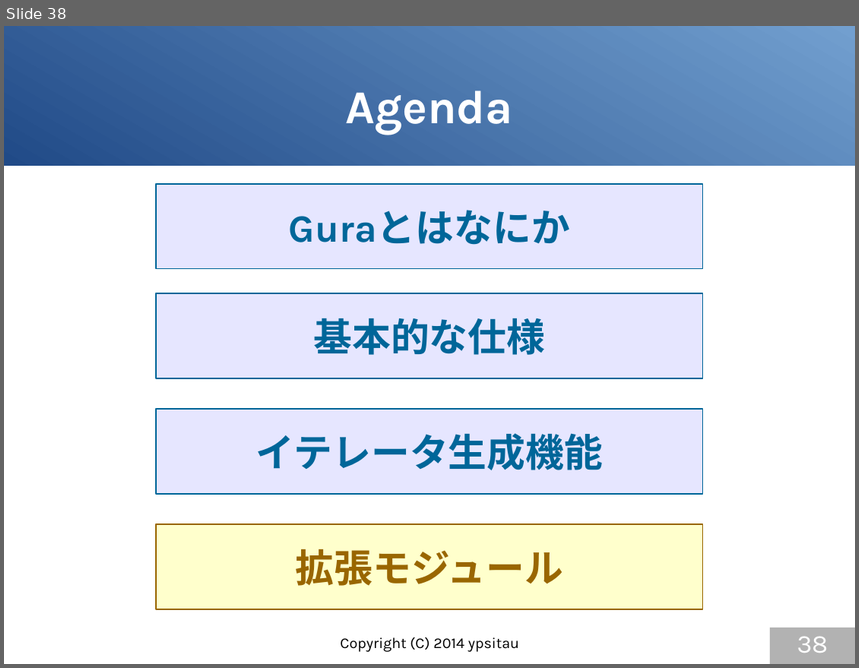
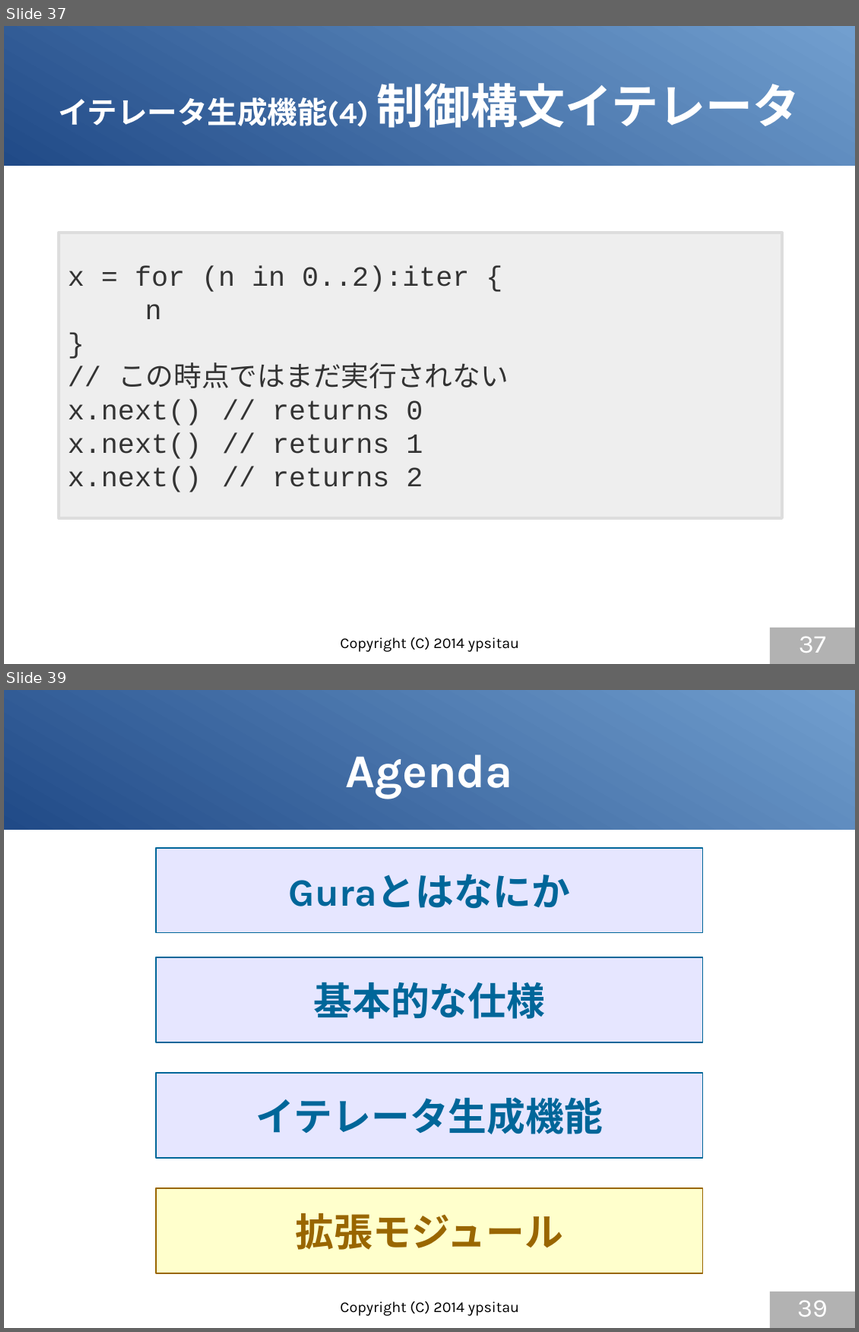
Before and after one commit to gura-lang/gura-doc, a slide deck: presentation/gura-introduction.odp. Shown one above the other, each under a label of ours: slide 38 before the commit, slides 37 and 39 after it; the slides between them are not shown. The pictures are 859x668 and 859x1332 pixels, drawn with LibreOffice and Linux fonts; fonts in the diff are those of the drawing. Boxes give left, top, right and bottom in pixels: in the first picture for what was removed or moved away, otherwise in the second. Text is boxed around its words. In the diff, an @@ line names an element or a change of style, - is before the commit and + after.

```diff
--- a/presentation/gura-introduction.odp
+++ b/presentation/gura-introduction.odp
@@ slide 37 added at [4, 26, 855, 664], background #FFFFFF; not listed: 1 template element that a slide beside it also shows @@
@@ title added at [58, 83, 801, 128], 28 pt, text #FFFFFF, bold @@
+イテレータ生成機能(4) 制御構文イテレータ
@@ rectangle added at [59, 233, 782, 518], fill #EEEEEE, outline #DDDDDD 2.83 pt, 26 pt, text #333333 @@
+x = for (n in 0..2):iter {
+n
+}
+// この時点ではまだ実行されない
+x.next() // returns 0
+x.next() // returns 1
+x.next() // returns 2
@@ text added at [340, 638, 519, 652], 14 pt, text #000000 @@
+Copyright (C) 2014 ypsitau
@@ page number added at [770, 629, 855, 664], fill #B2B2B2, 24 pt, text #FFFFFF @@
+37
@@ what was slide 38 is now slide 39 @@
@@ page number at [797, 1300, 828, 1317]: text changed @@
-38
+39
```
Also in this commit, not shown: 4 slides changed, 1 slide removed.
